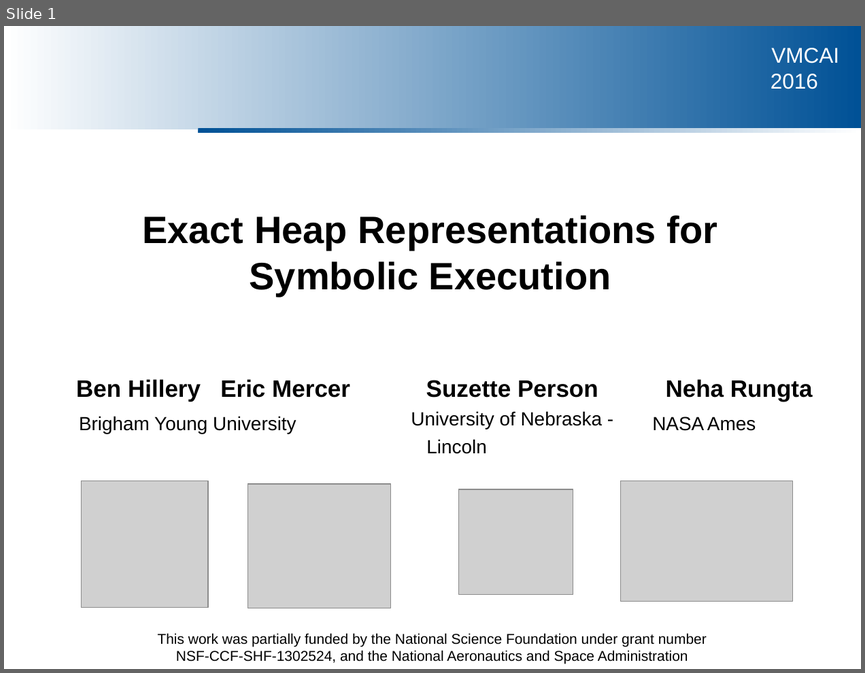
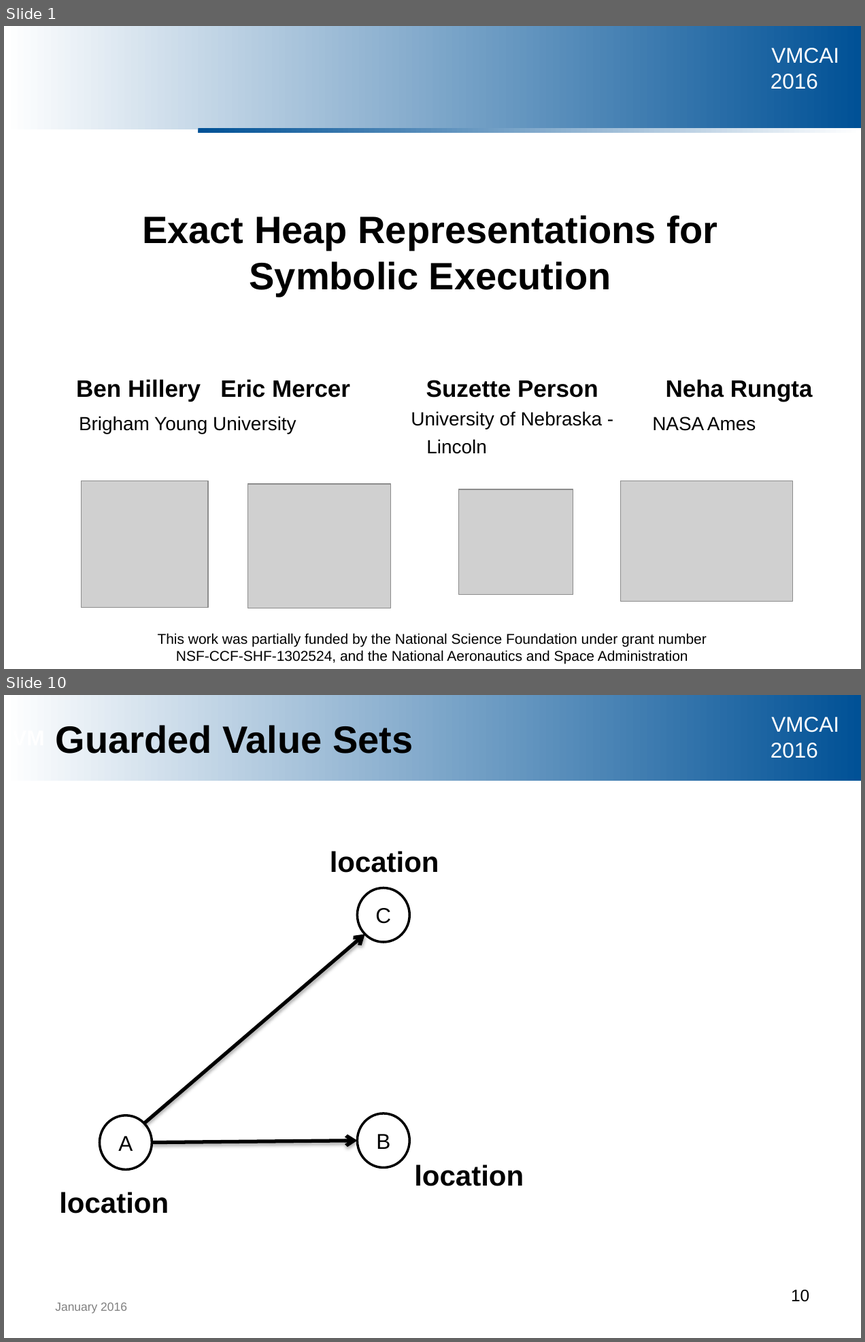
Before and after one commit to ericmercer/uber-lazy, a slide deck: vmcai-2016-slides/vmcai_presentation.pptx. Shown one above the other, each under a label of ours: slide 1 before the commit, slides 1 and 10 after it; the slides between them are not shown. The pictures are 865x673 and 865x1342 pixels, drawn with LibreOffice and Linux fonts; fonts in the diff are those of the drawing; grey boxes stand for pictures; background and template pictures are left out. Boxes give left, top, right and bottom in pixels: in the first picture for what was removed or moved away, otherwise in the second. Text is boxed around its words. In the diff, an @@ line names an element or a change of style, - is before the commit and + after.

```diff
--- a/vmcai-2016-slides/vmcai_presentation.pptx
+++ b/vmcai-2016-slides/vmcai_presentation.pptx
@@ slide 10 added at (x1=4, y1=695, x2=861, y2=1338), background #FFFFFF; not listed: 1 template element that a slide beside it also shows @@
@@ rectangle added at (x1=4, y1=695, x2=861, y2=781), fill gradient #FFFFFF to #005196 @@
@@ rectangle added at (x1=4, y1=695, x2=861, y2=781), fill gradient #FFFFFF to #005196, 18 pt, text #FFFFFF, bold @@
+VM
@@ title added at (x1=56, y1=725, x2=413, y2=753), 32 pt, text #000000, bold @@
+Guarded Value Sets
@@ text added at (x1=330, y1=851, x2=439, y2=872), 24 pt, text #000000, bold @@
+location
@@ ellipse added at (x1=357, y1=888, x2=409, y2=942), fill #FFFFFF, outline #000000 2 pt, 18 pt, text #000000 @@
+C
@@ arrow added from (145, 1123) to (364, 934), #000000 3 pt @@
@@ ellipse added at (x1=100, y1=1115, x2=152, y2=1169), fill #FFFFFF, outline #000000 2 pt, 18 pt, text #000000 @@
+A
@@ ellipse added at (x1=357, y1=1113, x2=409, y2=1167), fill #FFFFFF, outline #000000 2 pt, 18 pt, text #000000 @@
+B
@@ arrow added from (152, 1142) to (357, 1140), #000000 3 pt @@
@@ text added at (x1=414, y1=1164, x2=524, y2=1186), 24 pt, text #000000, bold @@
+location
@@ text added at (x1=59, y1=1191, x2=169, y2=1213), 24 pt, text #000000, bold @@
+location
@@ text added at (x1=55, y1=1302, x2=127, y2=1313), 10 pt, text #808080 @@
+January 2016
@@ page number added at (x1=791, y1=1289, x2=809, y2=1302), 14 pt, text #000000 @@
+10
```
Also in this commit, not shown: 6 slides changed, 14 other slides added.
